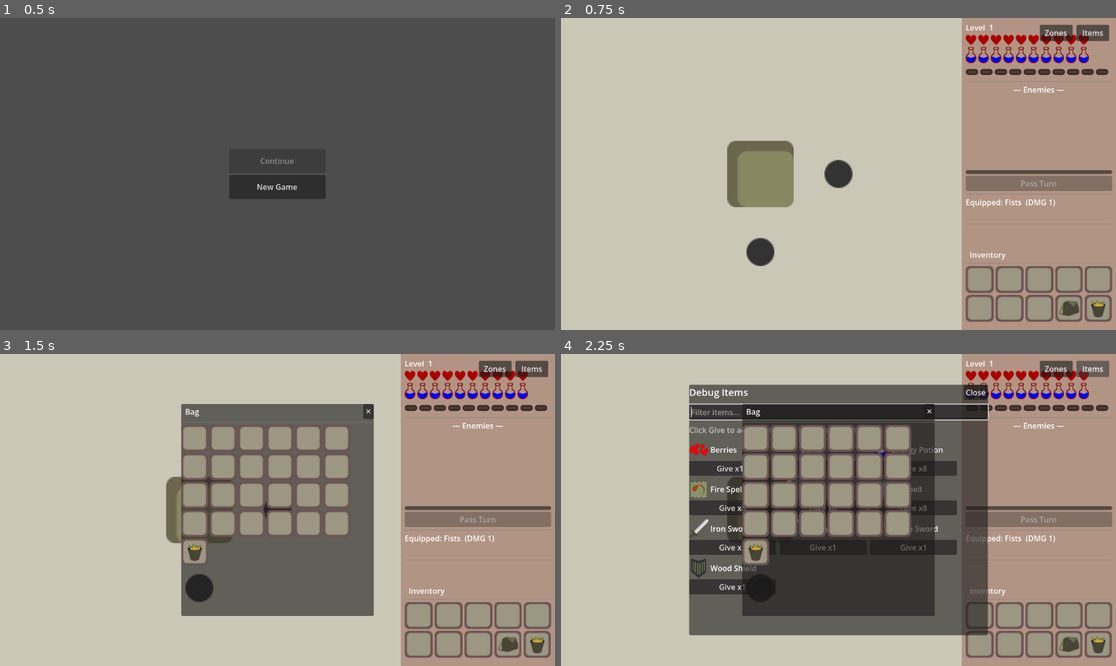
Above: before the commit, frames 1-4 (two rows, left to right).
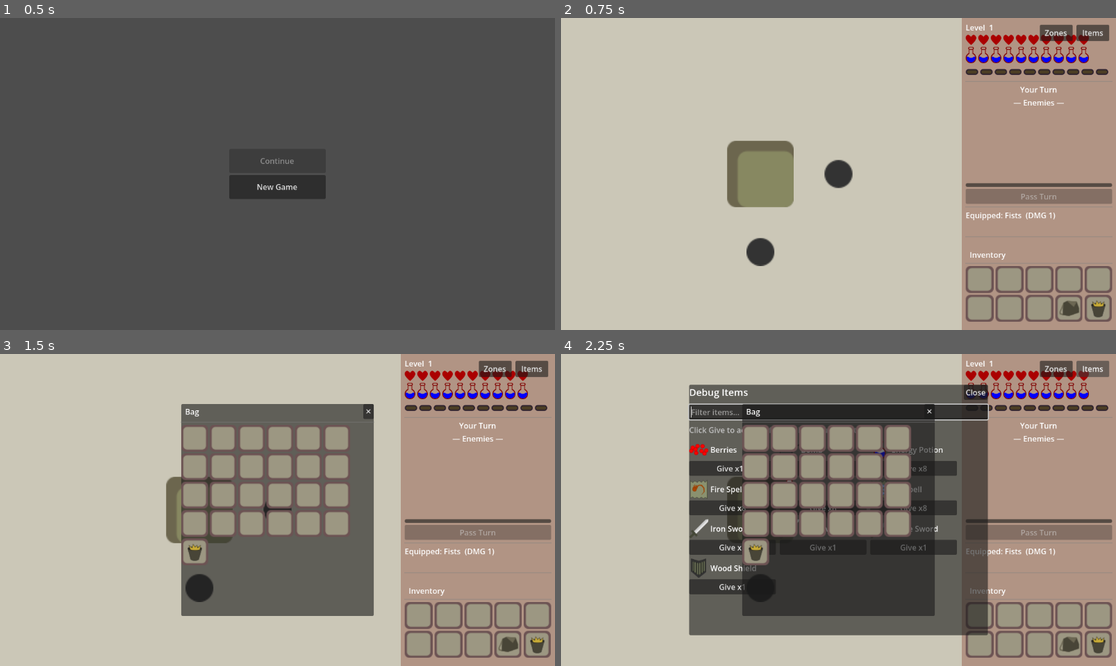
Above: after the commit, the same moments.

Repository: jiexdrop/run-reset
Game: Godot game, scene res://scenes/init.tscn
The game is run twice, just before and just after one commit, with the same random seed, the same clock (stepped at 60 frames per second) and the same inputs.
Inputs (mouse positions are in pixels of both pictures, inside the frame that each line leads up to):
- Up to frame 1 (0.5 s): no input
- Up to frame 2 (0.75 s): click "New Game" at 0.5 s
- Up to frame 3 (1.5 s): click (510, 644) at 1.25 s
- Up to frame 4 (2.25 s): click "Items" at 2 s

Frame 1 is identical in both runs. In frame 2, 2.8% of the frame differs, in the area x 72-100%, y 22-67%; in frame 3, 2.8%; in frame 4, 2.5%.

Commit message:
improvemnts to shield mechanic

Diff:
--- a/scenes/combat_ui.gd
+++ b/scenes/combat_ui.gd
@@ -39,6 +39,7 @@
 @onready var effect_icon:      TextureRect     = $MarginContainer/ContentArea/VBox/StatsSection/EffectBadge/Icon
 @onready var effect_label:     Label           = $MarginContainer/ContentArea/VBox/StatsSection/EffectBadge/Label
 @onready var pass_turn_button: Button          = $MarginContainer/ContentArea/VBox/CombatSection/PassTurnButton
+@onready var turn_label:       Label           = $MarginContainer/ContentArea/VBox/TurnLabel
 
 var _active_mob_ids: Array = []
 var _player_stunned: bool  = false
@@ -55,16 +56,17 @@
 const LUNGE_OUT_DIST  = 18.0
 
 var _mob_turns_running: bool = false
+var _turn_phase: String = "player"
 var _skip_next_turn: Dictionary = {}
 var _telegraphed: Dictionary = {}  # mob_id -> attack selected for its next turn
 var _shielded_this_turn: bool = false
 var _pending_bombs: Dictionary = {}   # mob_id -> pending damage
-var _exploded: Dictionary = {}
 
 func _ready() -> void:
 	add_to_group("combat_ui")
 	refresh_stats()
 	pass_turn_button.disabled = true
+	turn_label.text = "Your Turn"
 	if inv_ui:
 		inv_ui.slot_clicked.connect(_on_inventory_slot_clicked)
 		inv_ui.bag_opened.connect(_on_bag_opened)
@@ -109,7 +111,6 @@
 	else:
 		_active_mob_ids.append(mob_idx)
 		_log("A new enemy joins the fight!")
-	_skip_next_turn[mob_idx] = true
 	pass_turn_button.disabled = false
 	_rebuild_mob_cards()
 
@@ -121,6 +122,9 @@
 	_telegraphed.clear()
 	_shielded_this_turn = false
 	_pending_bombs.clear()
+	_turn_phase = "player"
+	set_combat_input_enabled(true)
+	turn_label.text = "Your Turn"
 	_clear_children(mob_row)
 	_log("")
 
@@ -209,13 +213,14 @@
 			var shield_button := Button.new()
 			shield_button.text = "Shield"
 			shield_button.icon = ItemRegistry.get_icon(shield_key)
-			shield_button.tooltip_text = "Block the next telegraphed attack this turn."
+			shield_button.tooltip_text = "Blocks the next enemy attack that resolves this turn. Uses your whole turn."
 			shield_button.pressed.connect(_on_shield_pressed)
+			shield_button.disabled = _turn_phase != "player"
 			attack_bar.add_child(shield_button)
 
 
 func _on_attack_requested(mob_id: int) -> void:
-	if _attack_in_progress:
+	if _attack_in_progress or _turn_phase != "player":
 		return
 	_do_player_attack(mob_id)
 
@@ -290,11 +295,8 @@
 		pass   # underground — sits out this attack; _run_mob_turn_sequence
 			   # (triggered by the player's next move) will consume _skip_next_turn
 			   # and resurface it there, exactly once
-	elif _skip_next_turn.get(mob_id, false):
-		_skip_next_turn.erase(mob_id)
 	else:
-		_do_mob_turn(mob_id)
-		_resolve_pending_bomb(mob_id)
+		on_player_moved()
 
 func _throw_bomb(mob_id: int, atk: Dictionary) -> void:
 	var target_mob = GameState.monsters[mob_id]
@@ -327,7 +329,7 @@
 	card.add_child(fx)
 
 
-func _on_mob_died(mob_id: int, explosion_msg: String = "") -> void:
+func _on_mob_died(mob_id: int) -> void:
 	var xp_gain = GameState.monsters[mob_id].get("xp_reward", 1)
 	var p       = GameState.player
 	p["xp"]     = p.get("xp", 0) + xp_gain
@@ -338,11 +340,7 @@
 	GameState.player = p
 	refresh_stats()
 
-	# If the mob just self-destructed on its own turn, the explosion damage
-	# was already applied there — reuse that message instead of applying
-	# the damage a second time via _apply_death_explosion.
-	var explode_msg = explosion_msg if explosion_msg != "" else _apply_death_explosion(mob_id)
-	var drop_msg     = _roll_loot(mob_id)
+	var drop_msg = _roll_loot(mob_id)
 
 	_notify_tile_mob_dead(mob_id)
 
@@ -351,7 +349,6 @@
 	SaveManager.save()
 
 	var final_msgs: Array = []
-	if explode_msg != "": final_msgs.append(explode_msg)
 	if drop_msg    != "": final_msgs.append(drop_msg)
 	if not final_msgs.is_empty():
 		_log(" ".join(final_msgs))
@@ -419,10 +416,8 @@
 		if SELF_DESTRUCT_ATTACKS.get(blocked_attack, false):
 			# A self-destruct still consumes the monster.  The shield prevents
 			# damage, but it must not cancel the explosion or leave the mob alive.
-			await _self_destruct_mob(
-				mob_id,
-				"%s explodes harmlessly against your shield!" % blocked_name
-			)
+			_log("%s explodes harmlessly against your shield!" % blocked_name)
+			await _self_destruct_mob(mob_id)
 		else:
 			_log("Blocked %s's %s!" % [blocked_name, blocked_attack])
 		return
@@ -483,20 +478,15 @@
 		_on_player_died()
 		return
 
-	# Self-destruct attacks (e.g. Kaze Shroom's Explode) kill the mob itself
-	# when used on its own turn, mirroring the death-explosion that already
-	# happens when the mob is killed by the player/a bomb.
+	# Self-destruct attacks (e.g. Kaze Shroom's Explode) kill the mob after
+	# resolving through the normal telegraph-and-shield attack flow.
 	if is_self_destruct:
-		await _self_destruct_mob(
-			mob_id,
-			"%s explodes for %d damage!" % [GameState.monsters[mob_id].get("name", "Mob"), damage]
-		)
+		await _self_destruct_mob(mob_id)
 
 ## Kills a mob that self-destructed as part of its own turn (e.g. Kaze
 ## Shroom's Explode) and routes it through the normal death flow — grey
-## fade, XP, loot, tile update — without re-applying its explosion damage.
-## This also covers a shielded explosion, whose damage was prevented.
-func _self_destruct_mob(mob_id: int, explosion_msg: String) -> void:
+## fade, XP, loot, tile update.
+func _self_destruct_mob(mob_id: int) -> void:
 	if mob_id >= GameState.monsters.size():
 		return
 	var mob = GameState.monsters[mob_id]
@@ -510,8 +500,7 @@
 	if card:
 		card.refresh_from_state()   # grey fade fires immediately, same as other mobs
 
-	_exploded[mob_id] = true  # death flow must not apply the explosion twice
-	await _on_mob_died(mob_id, explosion_msg)
+	await _on_mob_died(mob_id)
 
 ## Applies the poison status. First application just starts the timer with
 ## no damage. Getting poisoned again while already poisoned costs a heart
@@ -601,6 +590,8 @@
 	mob_scroll.scroll_horizontal = _scroll_index * CARD_WIDTH
 
 func _on_inventory_slot_clicked(index: int) -> void:
+	if _turn_phase != "player":
+		return
 	var slot = InventoryState.hotbar[index]
 	var item_key = slot.get("item_key", "")
 	if slot.get("frozen", false) or item_key == "":
@@ -747,33 +738,14 @@
 	tween.tween_property(feedback, "modulate:a", 0.0, 0.25)
 	tween.tween_callback(feedback.queue_free)
 
-## If the dying mob has a self-destruct attack (e.g. Kaze Shroom's Explode),
-## apply its damage to the player and play its effect, even though the mob
-## never got to take its normal turn.
-func _apply_death_explosion(mob_id: int) -> String:
-	if _exploded.get(mob_id, false):
-		return ""
-	var attacks: Array = GameState.monsters[mob_id].get("attacks", [])
-	for atk in attacks:
-		var atk_name: String = atk.get("attack_name", "")
-		if SELF_DESTRUCT_ATTACKS.get(atk_name, false):
-			_exploded[mob_id] = true
-			_spawn_mob_attack_effect(mob_id, atk_name)
-			var damage: int = atk.get("damage", 0)
-			var p = GameState.player
-			p["hp"] = max(0, p.get("hp", 0) - damage)
-			GameState.player = p
-			refresh_stats()
-			if p["hp"] <= 0:
-				_on_player_died()
-			return "%s explodes for %d damage!" % [GameState.monsters[mob_id].get("name", "Mob"), damage]
-	return ""
-
 func on_player_moved(shielded: bool = false) -> void:
 	if _mob_turns_running or _attack_in_progress:
 		return
 	if _active_mob_ids.is_empty():
 		return
+	_turn_phase = "enemy"
+	turn_label.text = "Enemy Turn"
+	set_combat_input_enabled(false)
 	_run_mob_turn_sequence(shielded)
 
 
@@ -812,6 +784,18 @@
 		await get_tree().create_timer(MOVE_TURN_DELAY).timeout
 	_mob_turns_running = false
 	_shielded_this_turn = false
+	_turn_phase = "player"
+	turn_label.text = "Your Turn"
+	set_combat_input_enabled(true)
+
+
+func set_combat_input_enabled(enabled: bool) -> void:
+	for child in attack_bar.get_children():
+		if child is Button:
+			child.disabled = not enabled
+	pass_turn_button.disabled = not enabled or _active_mob_ids.is_empty()
+	if inv_ui:
+		inv_ui.mouse_filter = Control.MOUSE_FILTER_STOP if enabled else Control.MOUSE_FILTER_IGNORE
 
 ## Quick back-and-forth "lunge" on the mob's card to sell an attack —
 ## moves toward the player, then springs back to its original spot.
@@ -829,13 +813,13 @@
 		return
 
 func _on_pass_turn_pressed(shielded: bool = false) -> void:
-	if _active_mob_ids.is_empty():
+	if _attack_in_progress or _turn_phase != "player" or _active_mob_ids.is_empty():
 		return
 	on_player_moved(shielded)
 
 
 func _on_shield_pressed() -> void:
-	if _active_mob_ids.is_empty() or _mob_turns_running:
+	if _attack_in_progress or _turn_phase != "player" or _active_mob_ids.is_empty() or _mob_turns_running:
 		return
 	_shielded_this_turn = true
 	_log("Shield raised — the next telegraphed attack will be blocked.")
--- a/scenes/combat_ui.tscn
+++ b/scenes/combat_ui.tscn
@@ -84,6 +84,12 @@
 layout_mode = 2
 size_flags_vertical = 0
 
+[node name="TurnLabel" type="Label" parent="MarginContainer/ContentArea/VBox" unique_id=200000041]
+layout_mode = 2
+theme_override_font_sizes/font_size = 16
+text = "Your Turn"
+horizontal_alignment = 1
+
 [node name="CombatSection" type="VBoxContainer" parent="MarginContainer/ContentArea/VBox" unique_id=200000009]
 layout_mode = 2
 size_flags_vertical = 0
